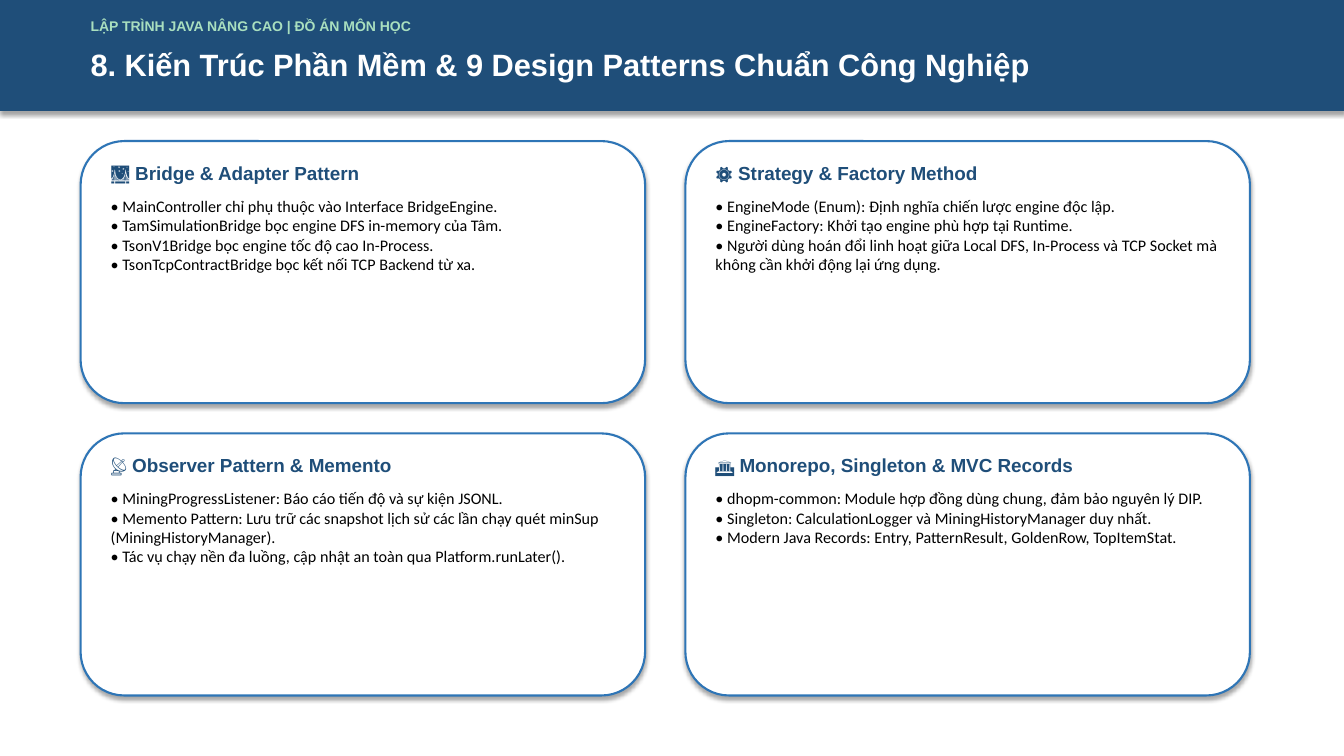
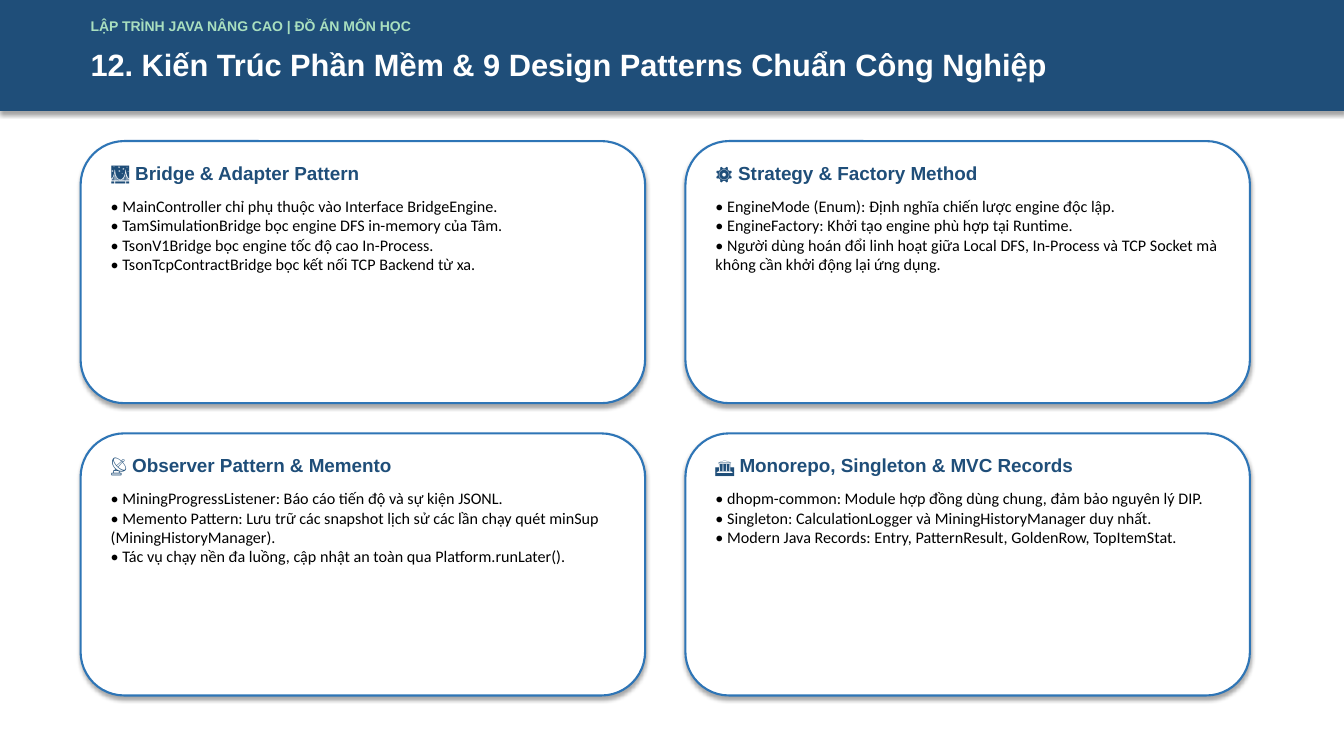
Before and after one commit to 2312741-sudo/javanc, a slide deck: slide 12 of docs/ThuyetTrinh_DeTai_DHOPM_2312741_NguyenThanhTam.pptx (slide 9 before the commit). Drawn at 1344x756 pixels with LibreOffice and Linux fonts; fonts in the diff are those of the drawing. Boxes give left, top, right and bottom in pixels: in the first picture for what was removed or moved away, otherwise in the second. Text is boxed around its words. In the diff, an @@ line names an element or a change of style, - is before the commit and + after.

Commit message:
feat: update PPTX with 3 dedicated minOcc slides (8-10), total 19 slides, 78/78 tests
- Add Slide 8: minOcc bối cảnh & vấn đề — DHO-List phình to vô hạn, 0.9^200 ≈ 7.2e-10
- Add Slide 9: Chứng minh toán học 3 bước → W = floor(ln(minOcc)/ln(f))
- Add Slide 10: Phân tích 2 chiều (fix f vs fix minOcc) + Tab 6 feature list
- Update slide header numbers: s9→12, s10→13, s11→14, s12→15, s13→16, s14→17, s15→18
- Update test count: 63/63 → 78/78, add MinOccWindowTest (15 tests) entry
- Update generator script docstring: 19 slides total
- PPTX now matches HTML presentation detail with full minOcc content

```diff
--- a/docs/ThuyetTrinh_DeTai_DHOPM_2312741_NguyenThanhTam.pptx
+++ b/docs/ThuyetTrinh_DeTai_DHOPM_2312741_NguyenThanhTam.pptx
@@ text at (x1=91, y1=51, x2=1046, y2=81): text changed @@
-8. Kiến Trúc Phần Mềm & 9 Design Patterns Chuẩn Công Nghiệp
+12. Kiến Trúc Phần Mềm & 9 Design Patterns Chuẩn Công Nghiệp
```
Also in this commit, not shown: 7 other slides changed, 3 slides added.
